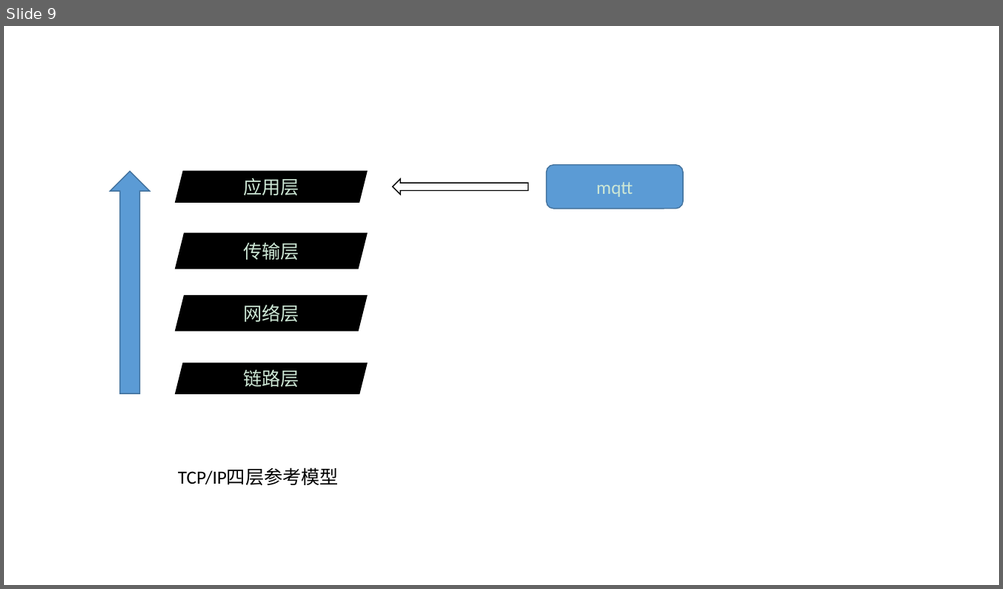
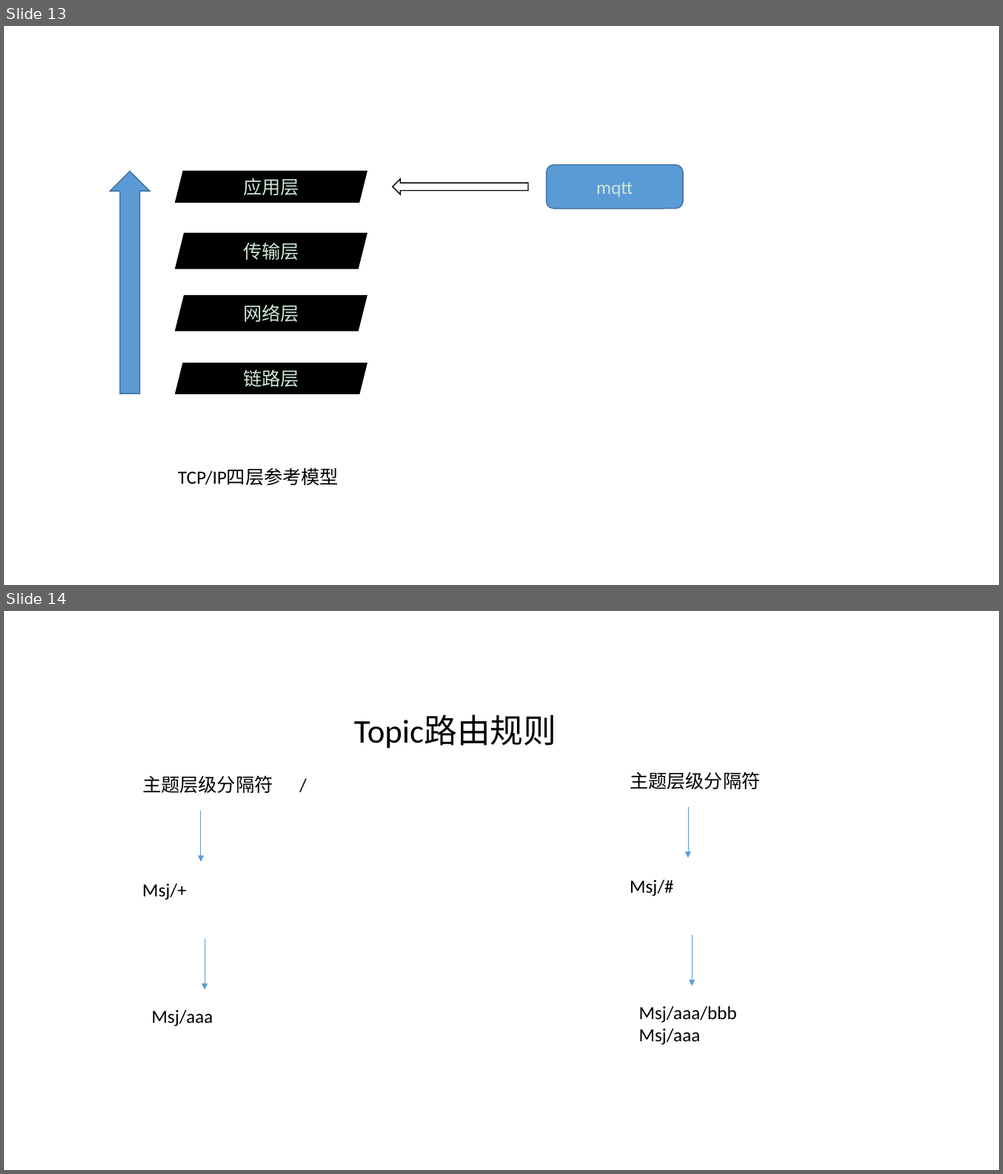
Before and after one commit to fanhuajun/notes, a slide deck: linux/MQTT.pptx. Shown one above the other, each under a label of ours: slide 9 before the commit, slides 13 and 14 after it. The pictures are 1003x589 and 1003x1174 pixels, drawn with LibreOffice and Linux fonts; fonts in the diff are those of the drawing. Boxes give left, top, right and bottom in pixels: in the first picture for what was removed or moved away, otherwise in the second. Text is boxed around its words. In the diff, an @@ line names an element or a change of style, - is before the commit and + after.

```diff
--- a/linux/MQTT.pptx
+++ b/linux/MQTT.pptx
@@ slide 14 added at bbox=[4, 611, 999, 1170], background #CDE7D5 @@
@@ text added at bbox=[354, 715, 557, 749], 32 pt, text #000000 @@
+Topic路由规则
@@ text added at bbox=[142, 776, 273, 793], 18 pt, text #000000 @@
+主题层级分隔符
@@ text added at bbox=[292, 769, 336, 799], 18 pt, text #000000 @@
+/
@@ text added at bbox=[629, 772, 760, 789], 18 pt, text #000000 @@
+主题层级分隔符
@@ arrow added from (688, 807) to (688, 858), #5B9BD5 0.5 pt @@
@@ arrow added from (201, 811) to (201, 862), #5B9BD5 0.5 pt @@
@@ text added at bbox=[142, 883, 187, 900], 18 pt, text #000000 @@
+Msj/+
@@ text added at bbox=[629, 880, 674, 897], 18 pt, text #000000 @@
+Msj/#
@@ arrow added from (205, 940) to (205, 990), #5B9BD5 0.5 pt @@
@@ arrow added from (692, 936) to (692, 986), #5B9BD5 0.5 pt @@
@@ text added at bbox=[151, 1010, 213, 1027], 18 pt, text #000000 @@
+Msj/aaa
@@ text added at bbox=[639, 1006, 737, 1045], 18 pt, text #000000 @@
+Msj/aaa/bbb
+Msj/aaa
@@ what was slide 9 is now slide 13 @@
```
Also in this commit, not shown: 2 slides changed, 4 other slides added, 4 slides removed, 4 other files.
